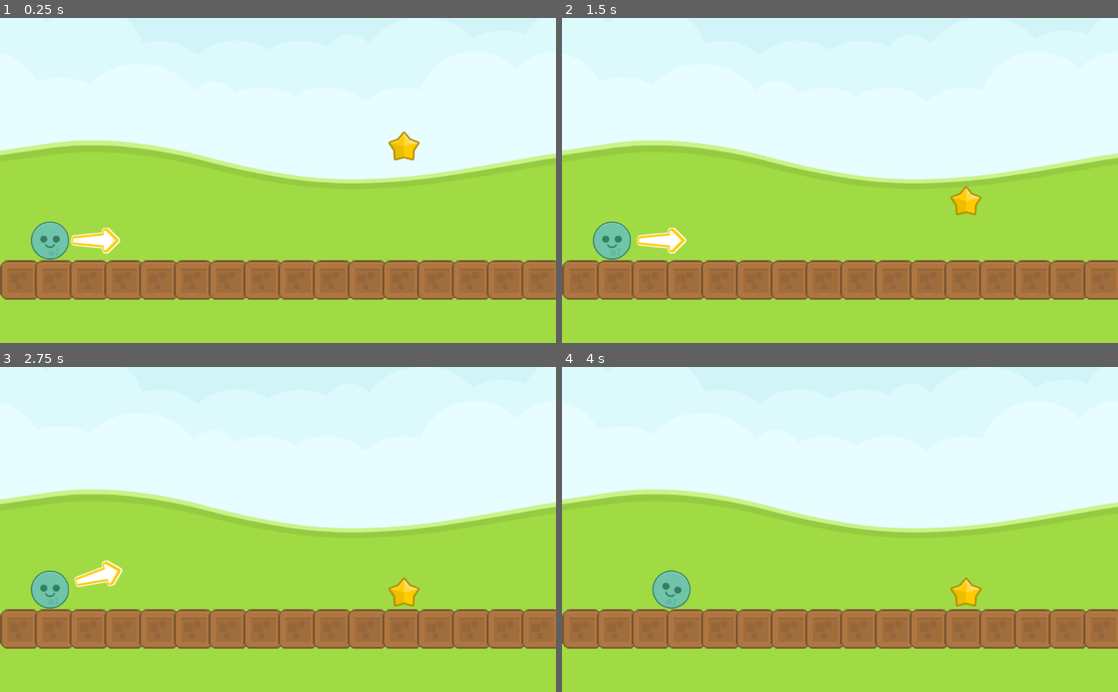
Above: before the commit, frames 1-4 (two rows, left to right).
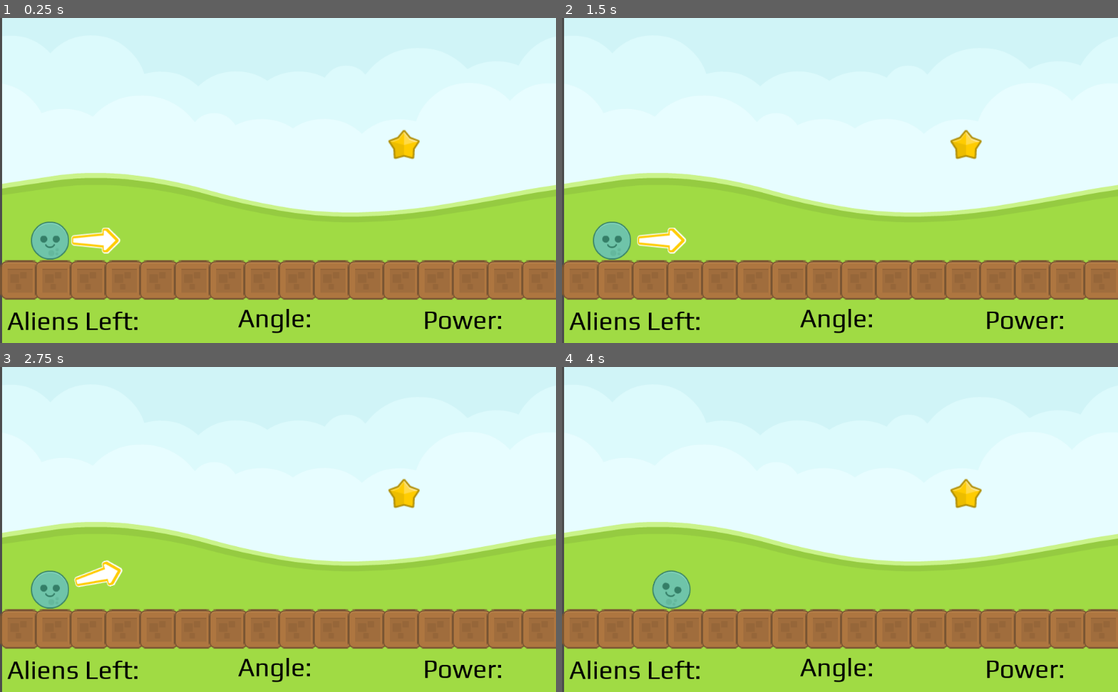
Above: after the commit, the same moments.

Repository: bsu-cs315/P1-ncbarber
Game: Godot game, scene res://src/Level.tscn
The game is run twice, just before and just after one commit, with the same random seed, the same clock (stepped at 60 frames per second) and the same inputs.
Inputs:
- Up to frame 1 (0.25 s): no input
- Up to frame 2 (1.5 s): hold Down (decrease angle) 0.53-1.28 s; tap Left (decrease power) at 0.8, 1.35 s
- Up to frame 3 (2.75 s): tap Up (increase angle) at 1.55 s; hold Up (increase angle) from 2.03 s (still down); tap Right (increase power) at 2.3 s
- Up to frame 4 (4 s): release Up (increase angle) at 2.78 s; tap Right (increase power) at 2.85 s; tap Space (launch) at 3.05, 3.6 s; hold Down (decrease angle) from 3.53 s (still down)

The runs differ from the first frame. In frame 1, 13% of the frame differs, in the area x 0-100%, y 0-100%; in frame 2, 13%; in frame 3, 14%; in frame 4, 14%.

Commit message:
Added Font, Labels, and Update Star to Area2D

Diff:
--- a/project/src/Ball.gd
+++ b/project/src/Ball.gd
@@ -1,37 +1,47 @@
 extends RigidBody2D
+
+signal angle_changed(new_angle)
+signal power_changed(new_power)
 
 var _angle = 0
 export var degrees_per_second = 20
-export var power = 200
-export var exit_speed = 100
+export var _power = 200
+export var _exit_speed = 100
 
 func _process(delta):
 	if Input.is_action_just_pressed("launch"):
 		var exit_angle = Vector2.RIGHT.rotated(deg2rad(_angle))
-		var impulse = exit_angle * exit_speed
+		var impulse = exit_angle * _exit_speed
 		apply_impulse(Vector2.ZERO, impulse)
 		$ArrowRotation.visible = false
+
+
 	if Input.is_action_pressed("increase angle"):
 		_angle -= degrees_per_second * delta
 		_angle = clamp(_angle, -90, 0)
-		#print(_angle)
+		emit_signal("angle_changed", _angle)
 		update_arrow_angle(_angle)
+
+
 	if Input.is_action_pressed("decrease angle"):
 		_angle += degrees_per_second * delta
 		_angle = clamp(_angle, -90, 0)
-		#print(_angle)
+		emit_signal("angle_changed", _angle)
 		update_arrow_angle(_angle)
+
+
 	if Input.is_action_pressed("increase power"):
-		exit_speed += power* delta
-		exit_speed = clamp(exit_speed, 0, 900)
-		#print(exit_speed)
-		update_arrow_power(exit_speed)
+		_exit_speed += _power* delta
+		_exit_speed = clamp(_exit_speed, 0, 900)
+		emit_signal("power_changed", _power)
+		update_arrow_power(_exit_speed)
+
+
 	if Input.is_action_pressed("decrease power"):
-		exit_speed -= power * delta
-		exit_speed = clamp(exit_speed, 0, 900)
-		#print(exit_speed)
-		update_arrow_power(exit_speed)
-
+		_exit_speed -= _power * delta
+		_exit_speed = clamp(_exit_speed, 0, 900)
+		emit_signal("power_changed", _power)
+		update_arrow_power(_exit_speed)
 
 func update_arrow_angle(exit_angle):
 	$ArrowRotation.rotation_degrees = exit_angle
--- /dev/null
+++ b/project/src/Level.gd
@@ -0,0 +1 @@
+extends Node2D
--- a/project/src/Level.tscn
+++ b/project/src/Level.tscn
@@ -1,9 +1,11 @@
-[gd_scene load_steps=7 format=2]
+[gd_scene load_steps=12 format=2]
 
 [ext_resource path="res://src/Ball.tscn" type="PackedScene" id=1]
 [ext_resource path="res://assets/woodblock.png" type="Texture" id=2]
 [ext_resource path="res://src/Star_Target.tscn" type="PackedScene" id=3]
 [ext_resource path="res://assets/colored_land.png" type="Texture" id=4]
+[ext_resource path="res://assets/fonts/Play-Regular.ttf" type="DynamicFontData" id=5]
+[ext_resource path="res://src/Level.gd" type="Script" id=6]
 
 [sub_resource type="ConvexPolygonShape2D" id=1]
 points = PoolVector2Array( 74, 73, 0, 73, 0, 0, 74, 0 )
@@ -31,8 +33,25 @@
 } ]
 0/z_index = 0
 
+[sub_resource type="DynamicFont" id=3]
+size = 48
+font_data = ExtResource( 5 )
+
+[sub_resource type="DynamicFont" id=4]
+size = 48
+font_data = ExtResource( 5 )
+
+[sub_resource type="DynamicFont" id=5]
+size = 48
+font_data = ExtResource( 5 )
+
 [node name="Level" type="Node2D"]
 position = Vector2( 0, -1 )
+script = ExtResource( 6 )
+
+[node name="Sprite" type="Sprite" parent="."]
+position = Vector2( 516, 192 )
+texture = ExtResource( 4 )
 
 [node name="Ball" parent="." instance=ExtResource( 1 )]
 position = Vector2( 92.1563, 410.078 )
@@ -45,9 +64,36 @@
 [node name="Star_Target" parent="." instance=ExtResource( 3 )]
 position = Vector2( 744, 236 )
 
-[node name="Background" type="ParallaxBackground" parent="."]
+[node name="Control" type="Control" parent="."]
+margin_right = 40.0
+margin_bottom = 40.0
+__meta__ = {
+"_edit_use_anchors_": false
+}
 
-[node name="Sprite" type="Sprite" parent="Background"]
-position = Vector2( 518.302, 132.394 )
-scale = Vector2( 1.02345, 0.984392 )
-texture = ExtResource( 4 )
+[node name="Power" type="Label" parent="Control"]
+margin_left = 778.617
+margin_top = 530.445
+margin_right = 936.617
+margin_bottom = 586.445
+custom_fonts/font = SubResource( 3 )
+custom_colors/font_color = Color( 0, 0, 0, 1 )
+text = "Power: "
+
+[node name="Angle" type="Label" parent="Control"]
+margin_left = 437.617
+margin_top = 526.656
+margin_right = 584.617
+margin_bottom = 582.656
+custom_fonts/font = SubResource( 4 )
+custom_colors/font_color = Color( 0, 0, 0, 1 )
+text = "Angle: "
+
+[node name="Aliens left" type="Label" parent="Control"]
+margin_left = 13.2611
+margin_top = 532.34
+margin_right = 256.261
+margin_bottom = 588.34
+custom_fonts/font = SubResource( 5 )
+custom_colors/font_color = Color( 0, 0, 0, 1 )
+text = "Aliens Left:"
--- a/project/src/Star_Target.gd
+++ b/project/src/Star_Target.gd
@@ -1,4 +1,4 @@
-extends RigidBody2D
+extends Area2D
 
 
 func _on_Star_Target_body_entered(_body):
--- a/project/src/Star_Target.tscn
+++ b/project/src/Star_Target.tscn
@@ -6,11 +6,9 @@
 [sub_resource type="CircleShape2D" id=1]
 radius = 30.25
 
-[node name="Star_Target" type="RigidBody2D" groups=[
+[node name="Star_Target" type="Area2D" groups=[
 "Target",
 ]]
-contacts_reported = 1
-contact_monitor = true
 script = ExtResource( 2 )
 
 [node name="Sprite" type="Sprite" parent="."]
Binary file added: project/assets/fonts/Play-Regular.ttf
Not shown, added: raw_assets/fonts/OFL.txt
Not shown, added: raw_assets/fonts/Play-Regular.ttf
